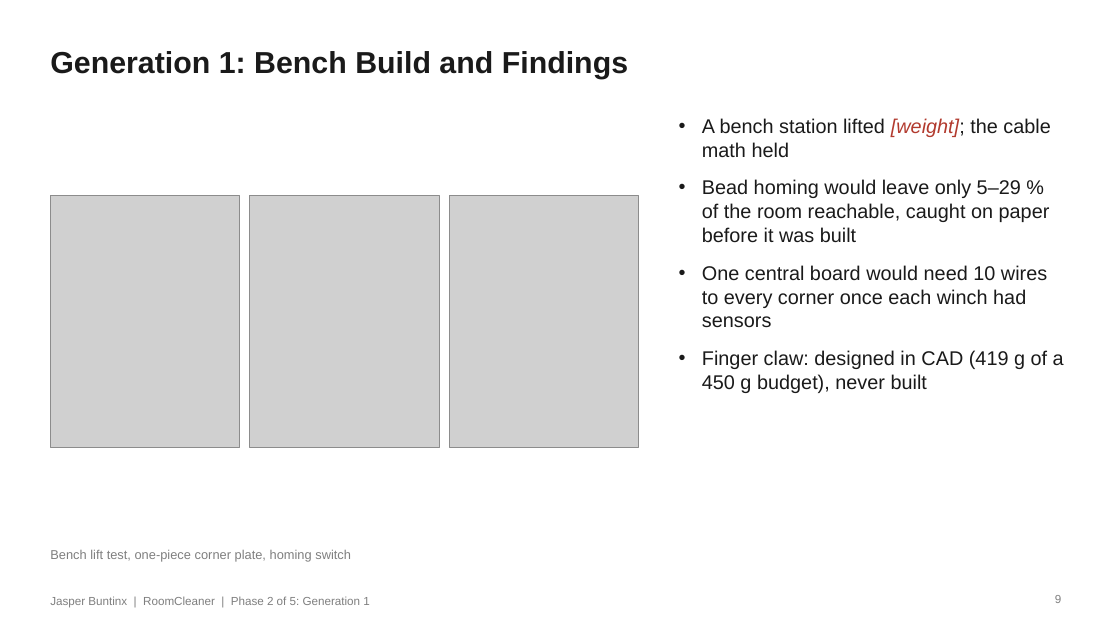
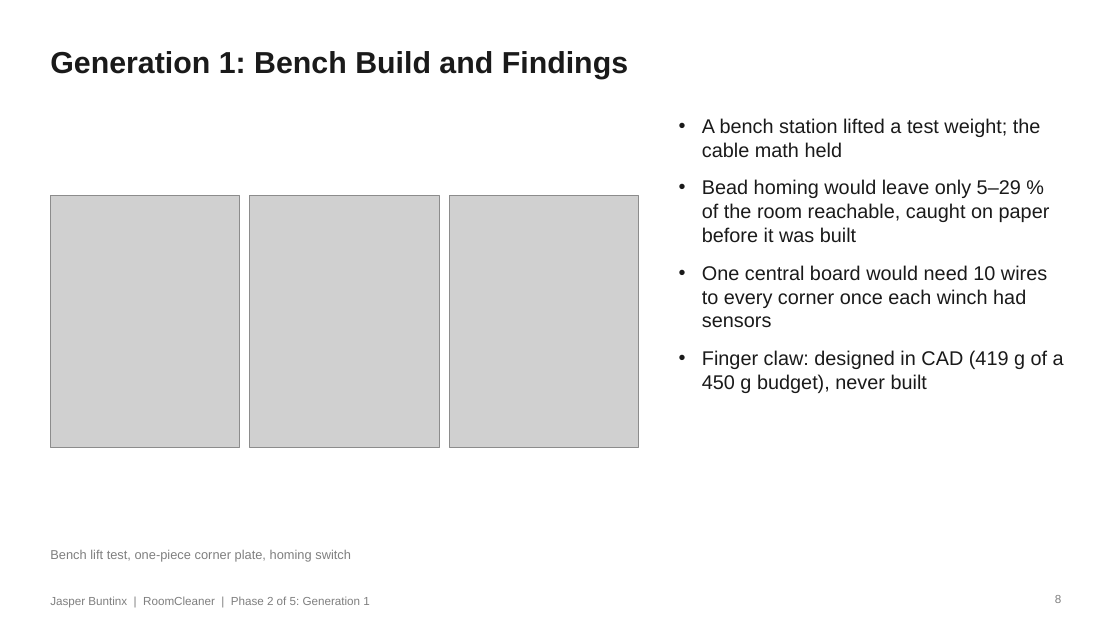
Before and after one commit to Jaspario1199/RoomCleaner, a slide deck: slide 8 of docs/presentation/deck_v8/RoomCleaner_Buntinx_Oct27_v8.pptx (slide 9 before the commit). Drawn at 1120x630 pixels with LibreOffice and Linux fonts; fonts in the diff are those of the drawing; grey boxes stand for pictures. Boxes give left, top, right and bottom in pixels: in the first picture for what was removed or moved away, otherwise in the second. Text is boxed around its words. In the diff, an @@ line names an element or a change of style, - is before the commit and + after.

```diff
--- a/docs/presentation/deck_v8/RoomCleaner_Buntinx_Oct27_v8.pptx
+++ b/docs/presentation/deck_v8/RoomCleaner_Buntinx_Oct27_v8.pptx
@@ text at (702,118,1041,158): text changed @@
-• A bench station lifted [weight]; the cable math held
+• A bench station lifted a test weight; the cable math held
```
Also in this commit, not shown: 2 other slides changed, 1 slide removed, 4 other files.
